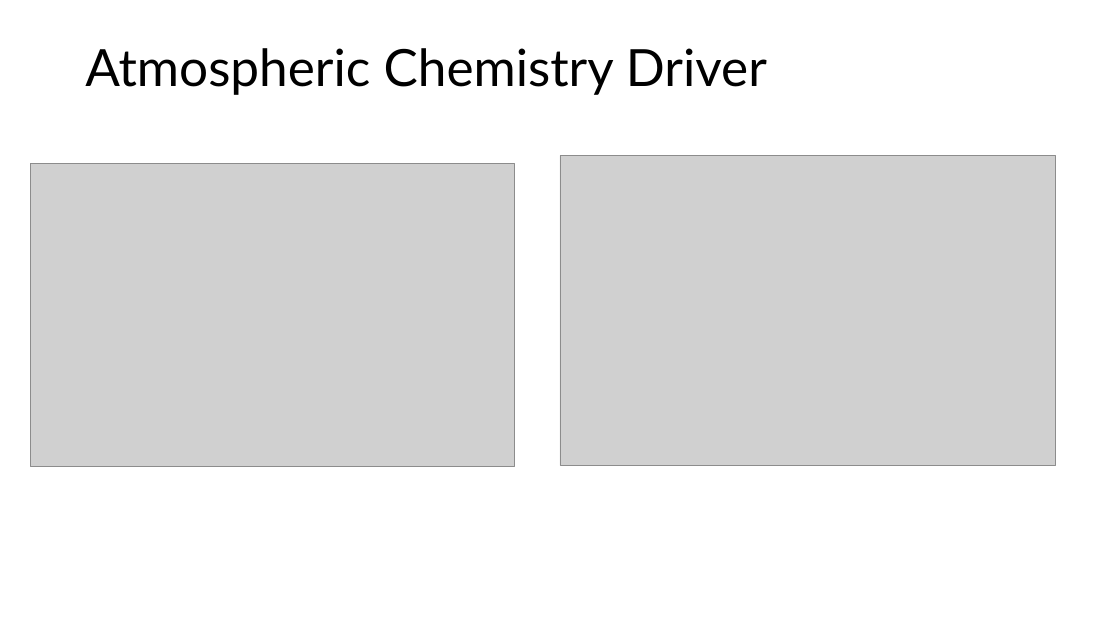
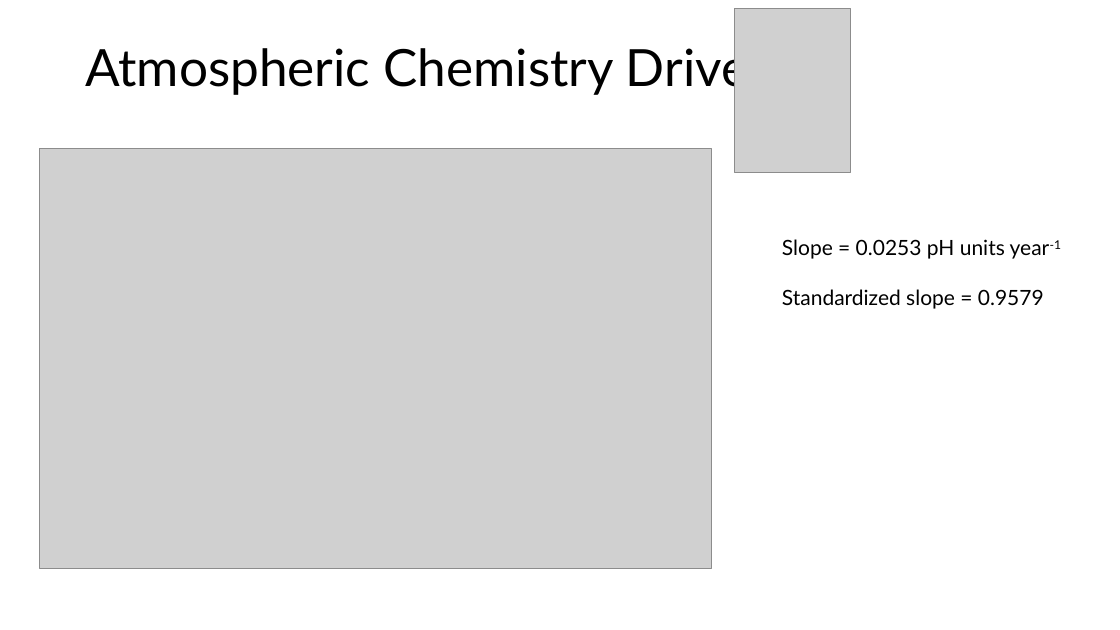
Before and after one commit to CaitlinPries/HB-Temporal-Carbon, a slide deck: slide 8 of Temporal C HB Meeting.pptx. Drawn at 1120x630 pixels with LibreOffice and Linux fonts; fonts in the diff are those of the drawing; grey boxes stand for pictures. Boxes give left, top, right and bottom in pixels: in the first picture for what was removed or moved away, otherwise in the second. Text is boxed around its words. In the diff, an @@ line names an element or a change of style, - is before the commit and + after.

Commit message:
More updates for meeting
Added more standardized graphs and prelim analyses for the presentation at the HB annual meeting

```diff
--- a/Temporal C HB Meeting.pptx
+++ b/Temporal C HB Meeting.pptx
@@ picture added at [735, 8, 851, 172] @@
@@ picture: place and size @@
-picture at [30, 164, 515, 467]
+picture at [39, 148, 712, 568]
@@ picture removed at [560, 155, 1056, 465] @@
@@ text added at [782, 239, 1062, 309], 18 pt, text #000000 @@
+Slope = 0.0253 pH units year-1
+Standardized slope = 0.9579
```
Also in this commit, not shown: 5 other slides changed, 7 slides added, 6 slides removed, 14 other files.
